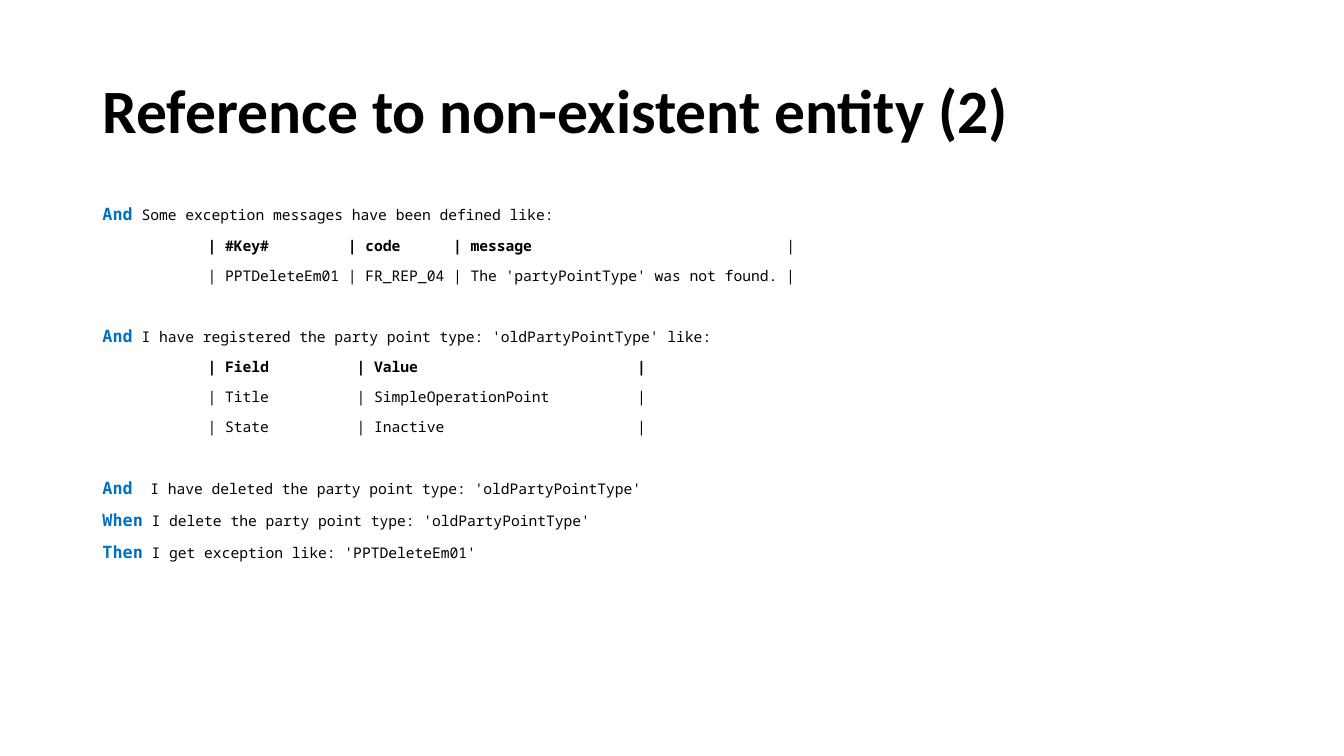
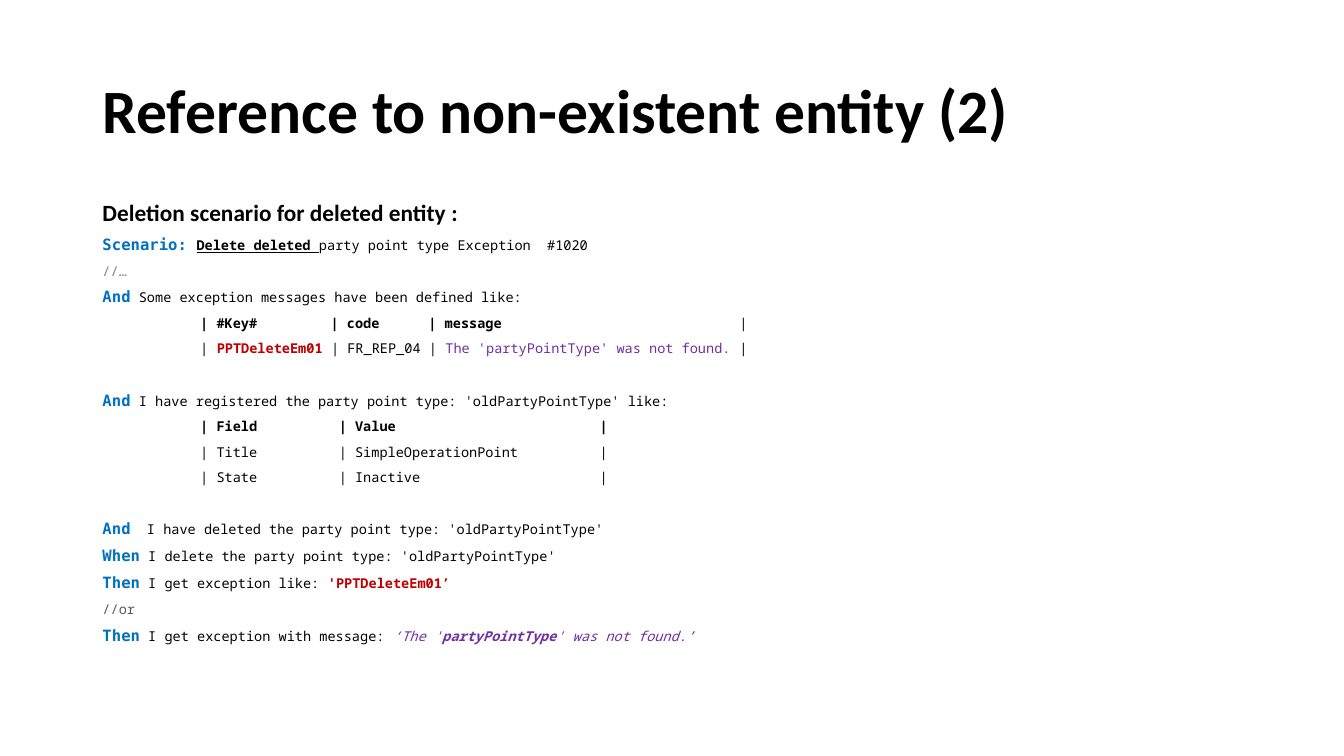
Before and after one commit to fmontazeri/Knowledeg, a slide deck: slide 62 of Gherkin.pptx. Drawn at 1344x756 pixels with LibreOffice and Linux fonts; fonts in the diff are those of the drawing. Boxes give left, top, right and bottom in pixels: in the first picture for what was removed or moved away, otherwise in the second. Text is boxed around its words. In the diff, an @@ line names an element or a change of style, - is before the commit and + after.

Commit message:
add some tips to writting scenario

```diff
--- a/Gherkin.pptx
+++ b/Gherkin.pptx
@@ text at <box>102,204,588,254</box>: paragraphs added @@
+Deletion scenario for deleted entity :
+Scenario: Delete deleted party point type Exception #1020
+//…
@@ text at <box>102,290,731,565</box>: size 12 to 11.1 pt in "And", "And", "And", "When"; size 10.5 to 9.7 pt in "Some exception messages have been defined like:", "| #Key# | code | message |", "| PPTDeleteEm01 | FR_REP_04 | The 'partyPointType' ...", "I have registered the party point type: ..." and 5 more places; text colour #000000 to #C00000, bold on in "PPTDeleteEm01"; text colour #000000 to #7030A0 in "The 'partyPointType' was not found."; line spacing 0.9 to 0.7 @@
@@ text at <box>102,576,695,645</box>: text changed; size 10.5 to 9.7 pt @@
-Then I get exception like: 'PPTDeleteEm01'
+Then I get exception like: 'PPTDeleteEm01’
+//or
+Then I get exception with message: ‘The 'partyPointType' was not found.’
```
Also in this commit, not shown: 14 other slides changed, 6 slides added.
